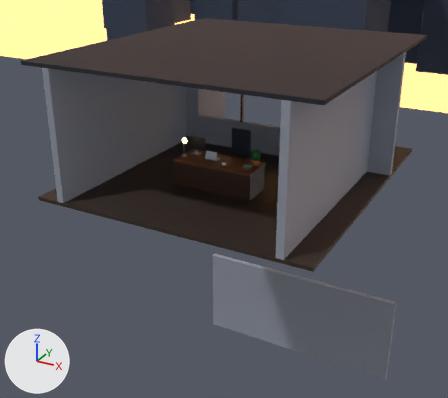
An edit to the Blender file agentoon-video/assets/office/office.blend, drawn before and after from the same camera.
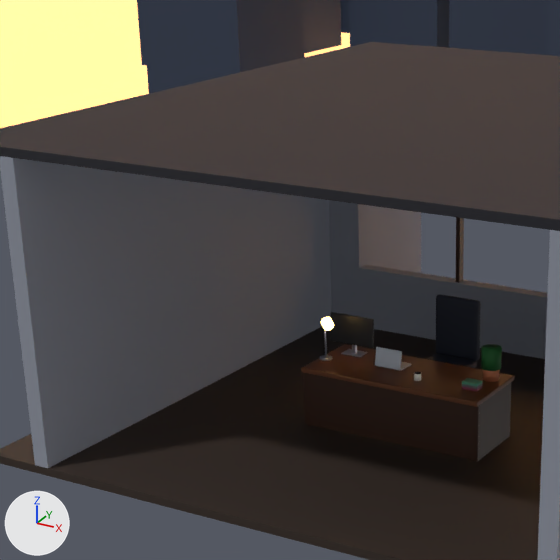
Old and new are each drawn from a 50 mm camera at (7.96, -14.22, 6.77) aimed at (-0.58, 1.3, -0.99) and again close up on the part from 9% to 64% of the width and 0% to 61% of the height. Arrows for +X, +Y and +Z are at lower left; the lights stay in place. The last two pictures show the newer version.

The older version as bpy lines, for what is in view:
```python
me_cube_007 = bpy.data.meshes.new('Cube.007')
me_cube_007.from_pydata(...)  # a box spanning x -4.0..-2.6, y 3.2..3.4, z 0.9..3.1
me_cube_007.materials.append(mat_wall)  # grey #8c919e
me_cube_012 = bpy.data.meshes.new('Cube.012')
me_cube_012.from_pydata(...)  # 8 vertices, 6 faces; spans x -200.0..200.0, y 160.0, z -40.0..120.0
me_cube_012.materials.append(mat_sky)  # beige #e5b37f, glowing orange #ffb873
me_cube_039 = bpy.data.meshes.new('Cube.039')
me_cube_039.from_pydata(...)  # a box spanning x -1.2..1.2, y -0.5..0.5, z 0.72..0.78
me_cube_039.materials.append(mat_wood)  # brown #6b3d1f
ob_desk_top = bpy.data.objects.new('desk_top', me_cube_039)
ob_desk_top.location = (0.0, 0.0, 0.0)
_m = ob_desk_top.modifiers.new('b', 'BEVEL')
_m.width = 0.012
_m.width_pct = 0.012
_m.segments = 2
ob_sky = bpy.data.objects.new('sky', me_cube_012)
ob_sky.location = (0.0, 0.0, 0.0)
ob_wb_l = bpy.data.objects.new('wb_l', me_cube_007)
ob_wb_l.location = (0.0, 0.0, 0.0)
# also in view: 'desk_top_front_edge' at (0.0, -0.5, 0.75); 'floor' at (0.0, 1.5, -0.05); 'bld22' at (-24.79, 56.82, 3.44); 'chair_back' at (0.0, 1.32, 0.95); 'wall_L' at (-3.2, 1.5, 1.8)
```
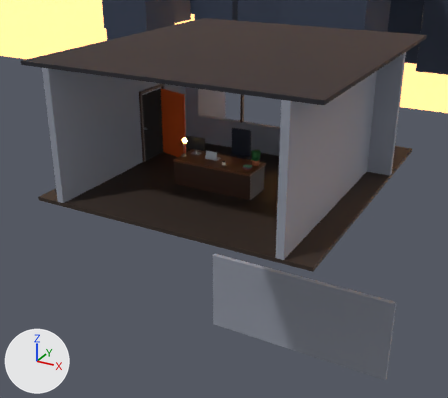
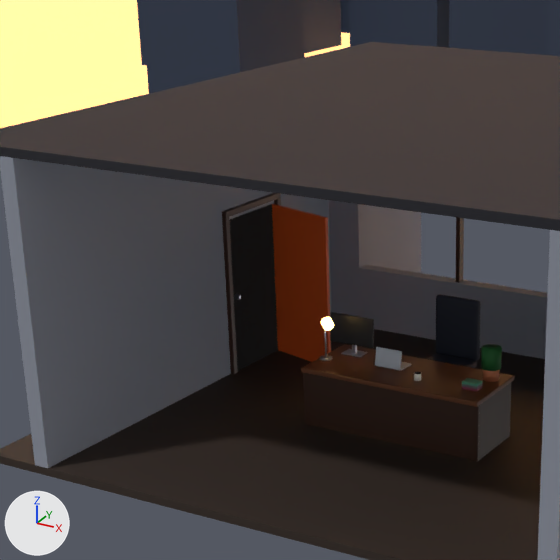
What differs and where, as boxes [x1, y1, x2, y2] in the close-ups (560 x 560 px):
'door_panel', added (orange): after [272, 204, 331, 362]
'door_dark', added (black): after [229, 204, 278, 371]
'door_fL', added: after [222, 215, 238, 374]
'door_fT', added (brown): after [222, 193, 281, 218]
'door_fR', added (mostly hidden): after [274, 195, 281, 206]

What changed in the scene script:
```text
Add mat_doordark:
    mat_doordark = principled_material('doordark')
    mat_doordark.base_color = (0.00155, 0.00155, 0.00232)  # black #050508
    mat_doordark.roughness = 0.9
Add mat_door_001:
    mat_door_001 = principled_material('door.001')
    mat_door_001.base_color = (0.692, 0.1, 0.0134)  # orange #d9591f
Add me_cube_069:
    me_cube_069.from_pydata(...)  # a box spanning x -3.1..-3.08, y 0.65..1.75, z 0.0..2.1
    me_cube_069.materials.append(mat_doordark)  # black #050508
Add me_cube_067:
    me_cube_067.from_pydata([(-2.04, 1.44, 0.0), (-2.04, 1.44, 2.1), (-3.11, 1.73, 0.0), (-3.11, 1.73, 2.1), (-2.03, 1.49, 0.0), (-2.03, 1.49, 2.1), (-3.09, 1.77, 0.0), (-3.09, 1.77, 2.1)], [], [(0, 1, 3, 2), (2, 3, 7, 6), (6, 7, 5, 4), (4, 5, 1, 0), (2, 6, 4, 0), (7, 3, 1, 5)])
    me_cube_067.materials.append(mat_door_001)  # orange #d9591f
Add me_cube_066:
    me_cube_066.from_pydata(...)  # a box spanning x -3.16..-3.04, y 0.61..1.89, z 2.16..2.24
    me_cube_066.materials.append(mat_darkwood)  # brown #381f12
Add me_cube_065:
    me_cube_065.from_pydata(...)  # a box spanning x -3.16..-3.04, y 1.81..1.89, z 0.0..2.2
    me_cube_065.materials.append(mat_darkwood)  # brown #381f12
Add me_cube_064:
    me_cube_064.from_pydata(...)  # a box spanning x -3.16..-3.04, y 0.61..0.69, z 0.0..2.2
    me_cube_064.materials.append(mat_darkwood)  # brown #381f12
Add ob_door_dark:
    ob_door_dark = bpy.data.objects.new('door_dark', me_cube_069)
    ob_door_dark.location = (0.0, 0.0, 0.0)
Add ob_door_panel:
    ob_door_panel = bpy.data.objects.new('door_panel', me_cube_067)
    ob_door_panel.location = (0.0, 0.0, 0.0)
    _m = ob_door_panel.modifiers.new('b', 'BEVEL')
    _m.width = 0.005
    _m.width_pct = 0.005
    _m.segments = 2
Add ob_door_ft:
    ob_door_ft = bpy.data.objects.new('door_fT', me_cube_066)
    ob_door_ft.location = (0.0, 0.0, 0.0)
    _m = ob_door_ft.modifiers.new('b', 'BEVEL')
    _m.width = 0.005
    _m.width_pct = 0.005
    _m.segments = 2
Add ob_door_fr:
    ob_door_fr = bpy.data.objects.new('door_fR', me_cube_065)
    ob_door_fr.location = (0.0, 0.0, 0.0)
    _m = ob_door_fr.modifiers.new('b', 'BEVEL')
    _m.width = 0.005
    _m.width_pct = 0.005
    _m.segments = 2
Add ob_door_fl:
    ob_door_fl = bpy.data.objects.new('door_fL', me_cube_064)
    ob_door_fl.location = (0.0, 0.0, 0.0)
    _m = ob_door_fl.modifiers.new('b', 'BEVEL')
    _m.width = 0.005
    _m.width_pct = 0.005
    _m.segments = 2
```
